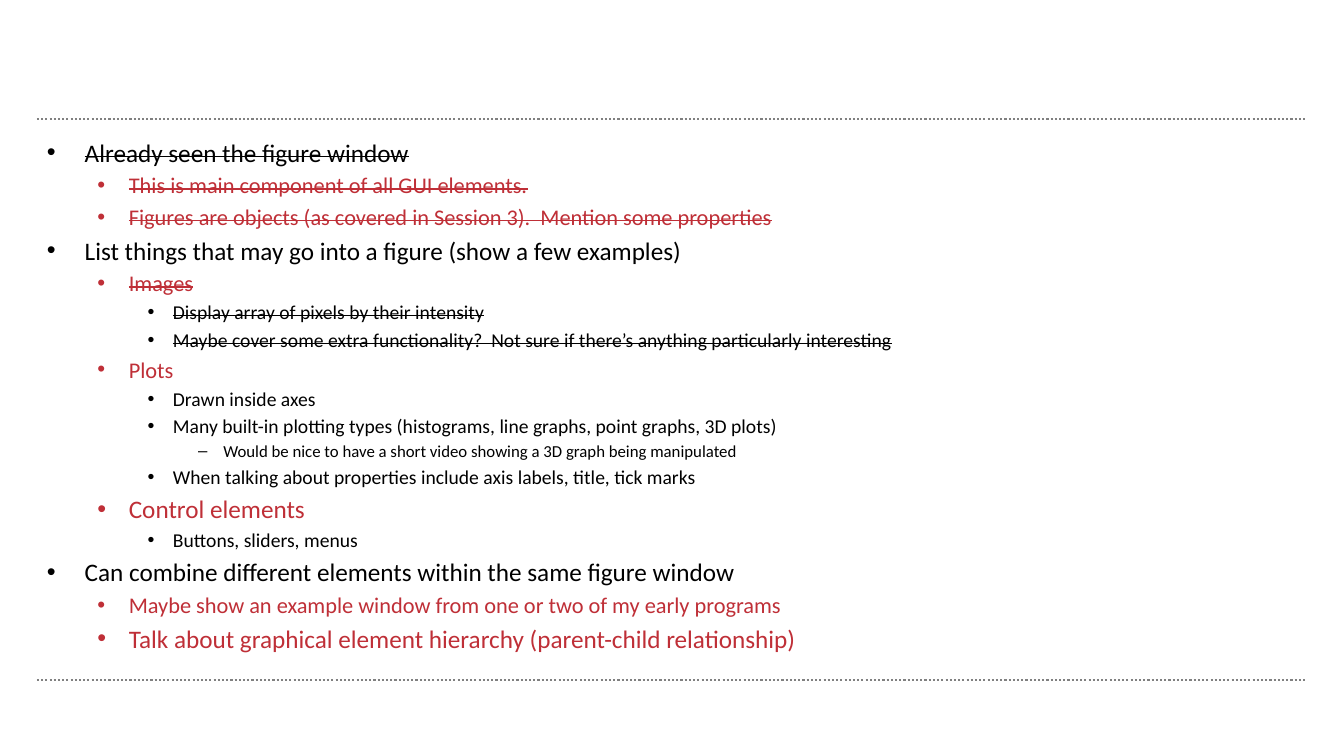
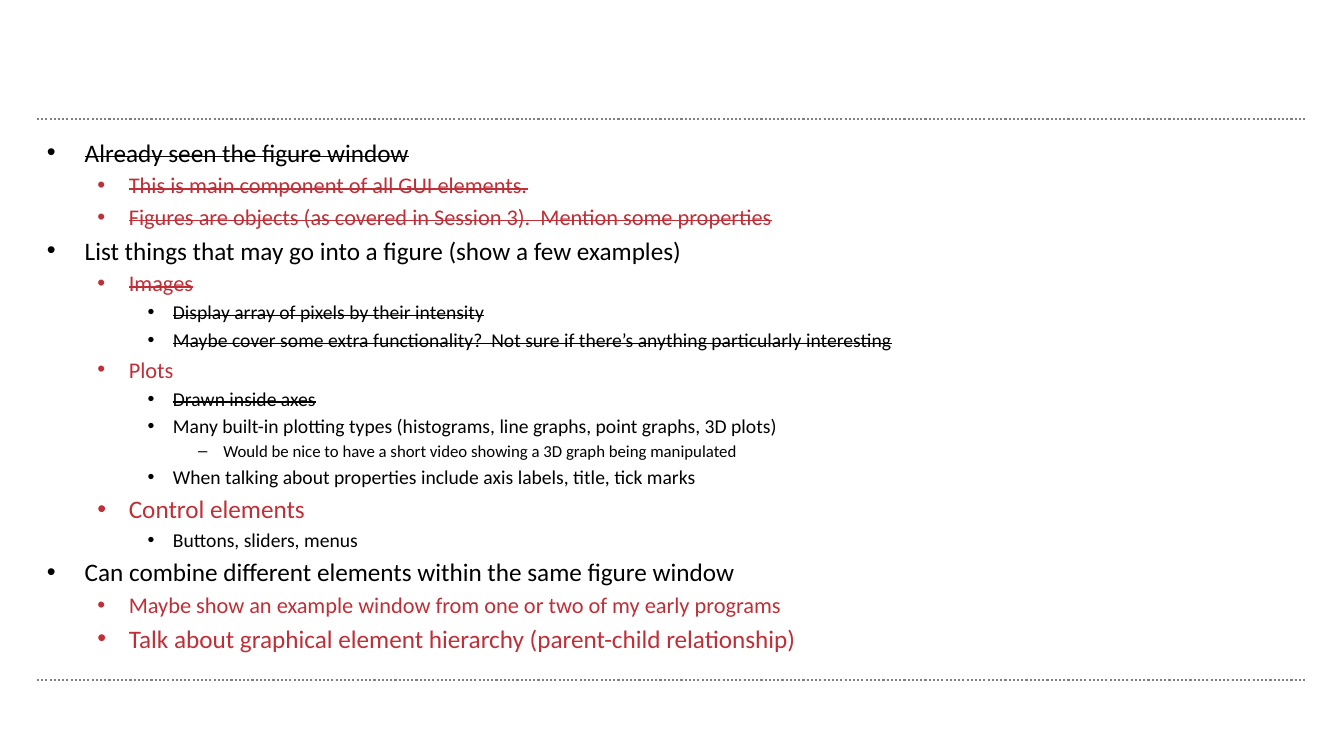
Before and after one commit to wbif-bristol/MATLAB-course, a slide deck: slide 9 of Session 4 - Figures and plotting/MATLAB Session 4.pptx (slide 5 before the commit). Drawn at 1344x756 pixels with LibreOffice and Linux fonts; fonts in the diff are those of the drawing; background and template pictures are left out. Boxes give left, top, right and bottom in pixels: in the first picture for what was removed or moved away, otherwise in the second. Text is boxed around its words. In the diff, an @@ line names an element or a change of style, - is before the commit and + after.

```diff
--- a/Session 4 - Figures and plotting/MATLAB Session 4.pptx
+++ b/Session 4 - Figures and plotting/MATLAB Session 4.pptx
@@ text at (173, 392, 316, 406): strikethrough on in "Drawn inside axes" @@
```
Also in this commit, not shown: 5 other slides changed, 6 slides added, 1 slide removed, 4 other files.
